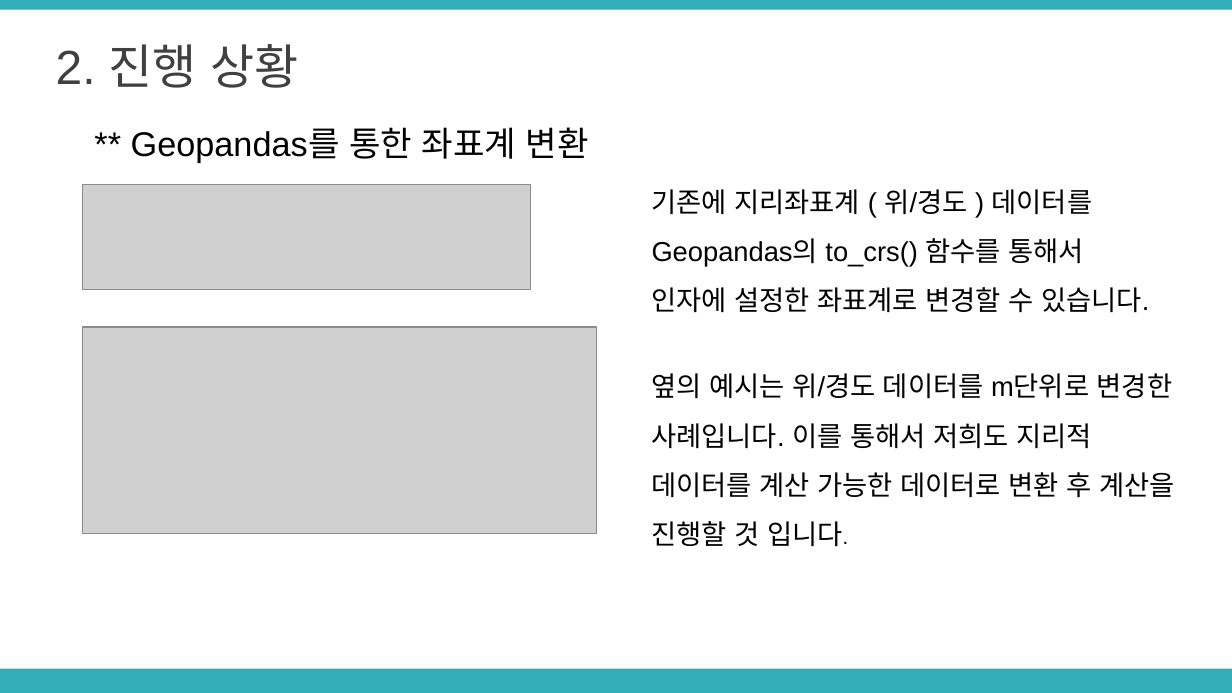
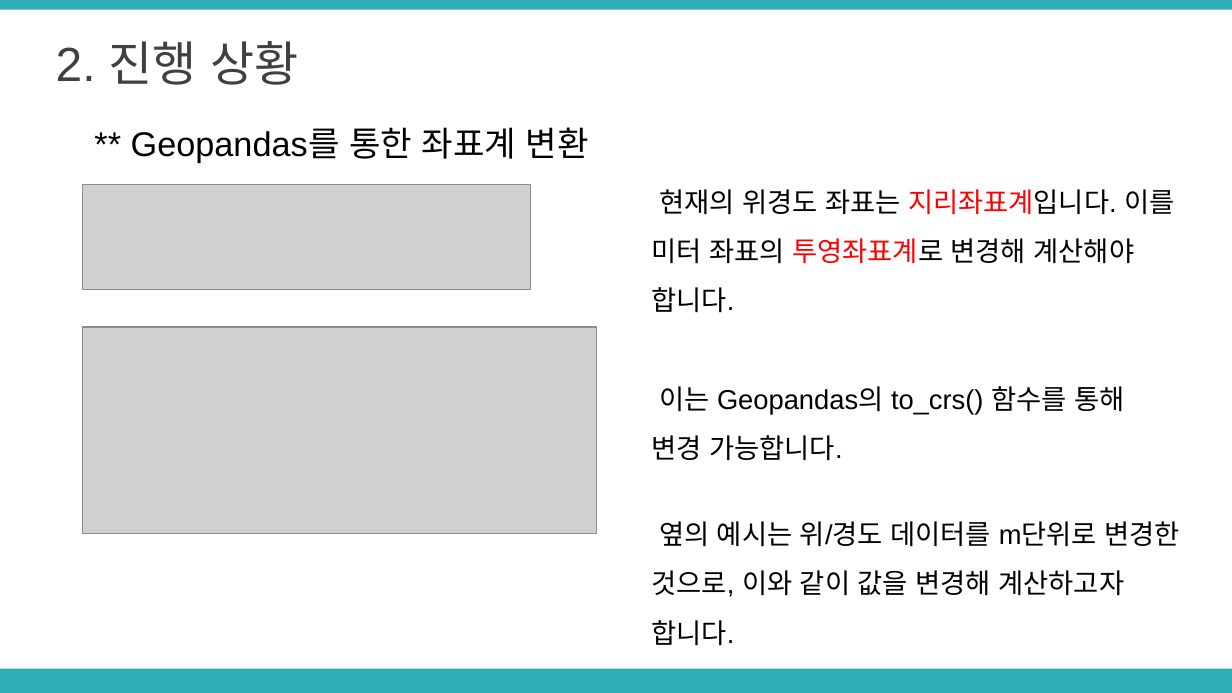
Before and after one commit to LimHyeji/Safety_Assistant, a slide deck: slide 10 of 8주차 중간발표 PPT(6조, 노란돌고래).pptx. Drawn at 1232x693 pixels with LibreOffice and Linux fonts; fonts in the diff are those of the drawing; grey boxes stand for pictures. Boxes give left, top, right and bottom in pixels: in the first picture for what was removed or moved away, otherwise in the second. Text is boxed around its words. In the diff, an @@ line names an element or a change of style, - is before the commit and + after.

```diff
--- a/8주차 중간발표 PPT(6조, 노란돌고래).pptx
+++ b/8주차 중간발표 PPT(6조, 노란돌고래).pptx
@@ text at (652,189,1179,646): text changed @@
-기존에 지리좌표계 ( 위/경도 ) 데이터를 Geopandas의 to_crs() 함수를 통해서
-인자에 설정한 좌표계로 변경할 수 있습니다.
-옆의 예시는 위/경도 데이터를 m단위로 변경한 사례입니다. 이를 통해서 저희도 지리적 데이터를 계산 가능한 데이터로 변환 후 계산을 진행할 것 입니다.
+현재의 위경도 좌표는 지리좌표계입니다. 이를 미터 좌표의 투영좌표계로 변경해 계산해야 합니다.
+이는 Geopandas의 to_crs() 함수를 통해
+변경 가능합니다.
+옆의 예시는 위/경도 데이터를 m단위로 변경한 것으로, 이와 같이 값을 변경해 계산하고자 합니다.
```
Also in this commit, not shown: 9 other slides changed, 1 slide added.
